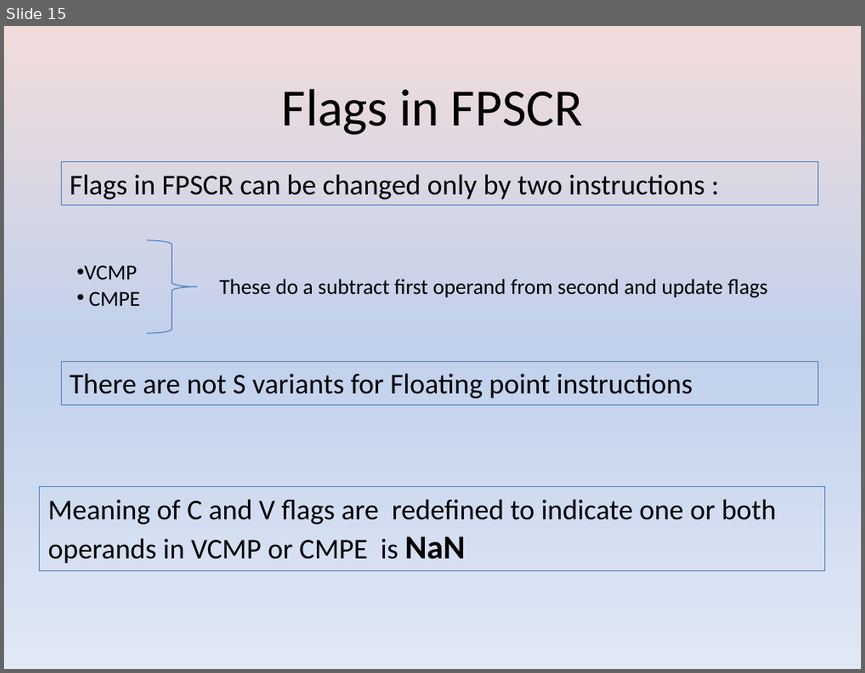
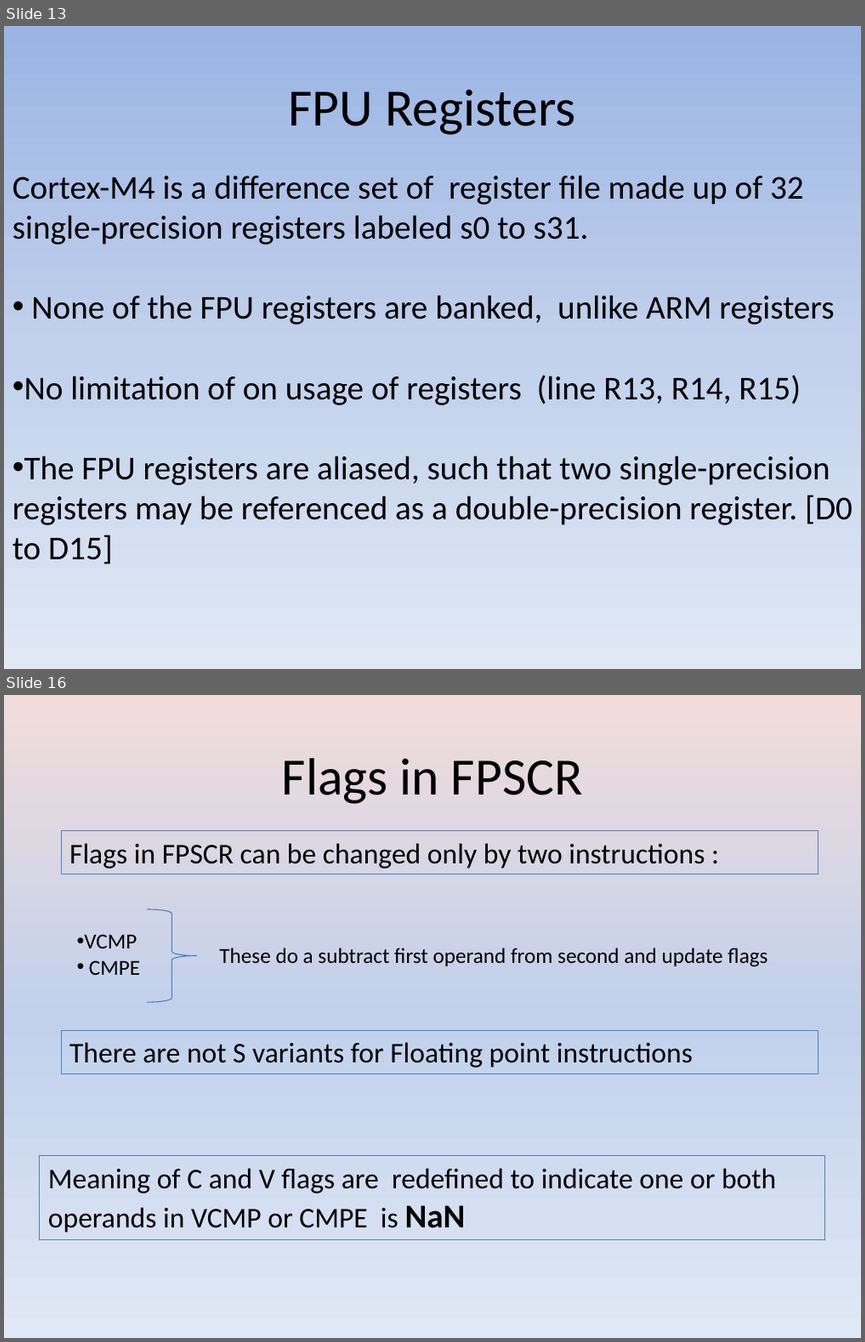
Before and after one commit to girishsukukumar/ARM-Architecture, a slide deck: Module-7.pptx. Shown one above the other, each under a label of ours: slide 15 before the commit, slides 13 and 16 after it; the slides between them are not shown. The pictures are 865x673 and 865x1342 pixels, drawn with LibreOffice and Linux fonts; fonts in the diff are those of the drawing. Boxes give left, top, right and bottom in pixels: in the first picture for what was removed or moved away, otherwise in the second. Text is boxed around its words. In the diff, an @@ line names an element or a change of style, - is before the commit and + after.

```diff
--- a/Module-7.pptx
+++ b/Module-7.pptx
@@ slide 13 added at (x1=4, y1=26, x2=861, y2=669), background gradient #9AB5E4 to #C2D1ED to #E1E8F5 @@
@@ title added at (x1=289, y1=89, x2=576, y2=135), 44 pt, text #000000 @@
+FPU Registers
@@ text added at (x1=12, y1=175, x2=852, y2=564), 28 pt, text #000000 @@
+Cortex-M4 is a difference set of register file made up of 32 single-precision registers labeled s0 to s31.
+• None of the FPU registers are banked, unlike ARM registers
+• No limitation of on usage of registers (line R13, R14, R15)
+• The FPU registers are aliased, such that two single-precision registers may be referenced as a double-precision register. [D0 to D15]
@@ what was slide 15 is now slide 16 @@
```
Also in this commit, not shown: 5 slides changed, 9 other slides added, 1 slide removed.
